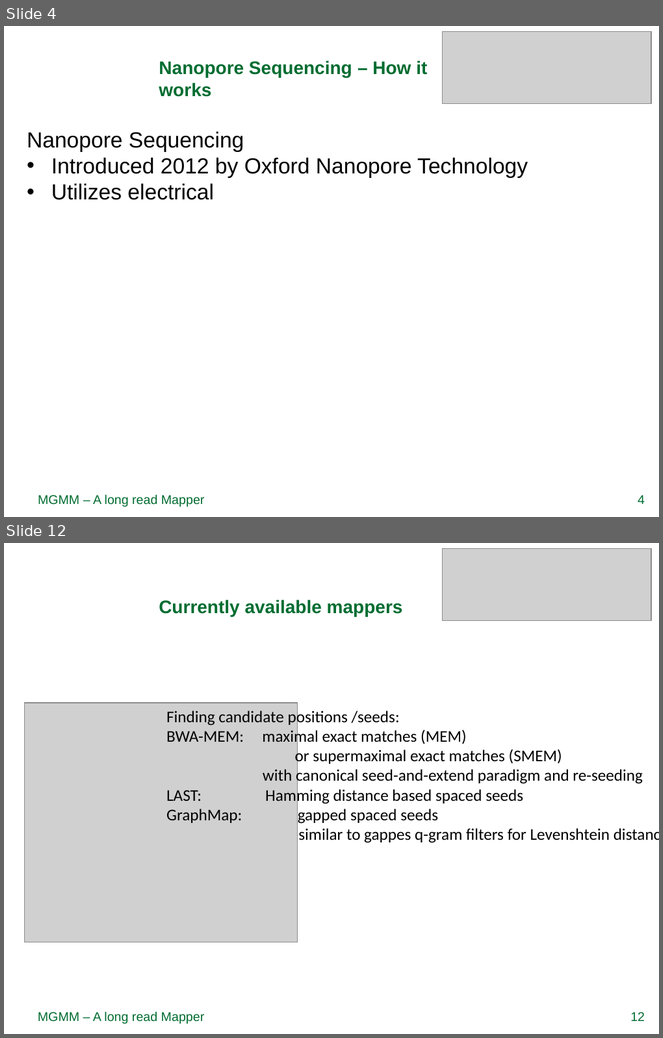
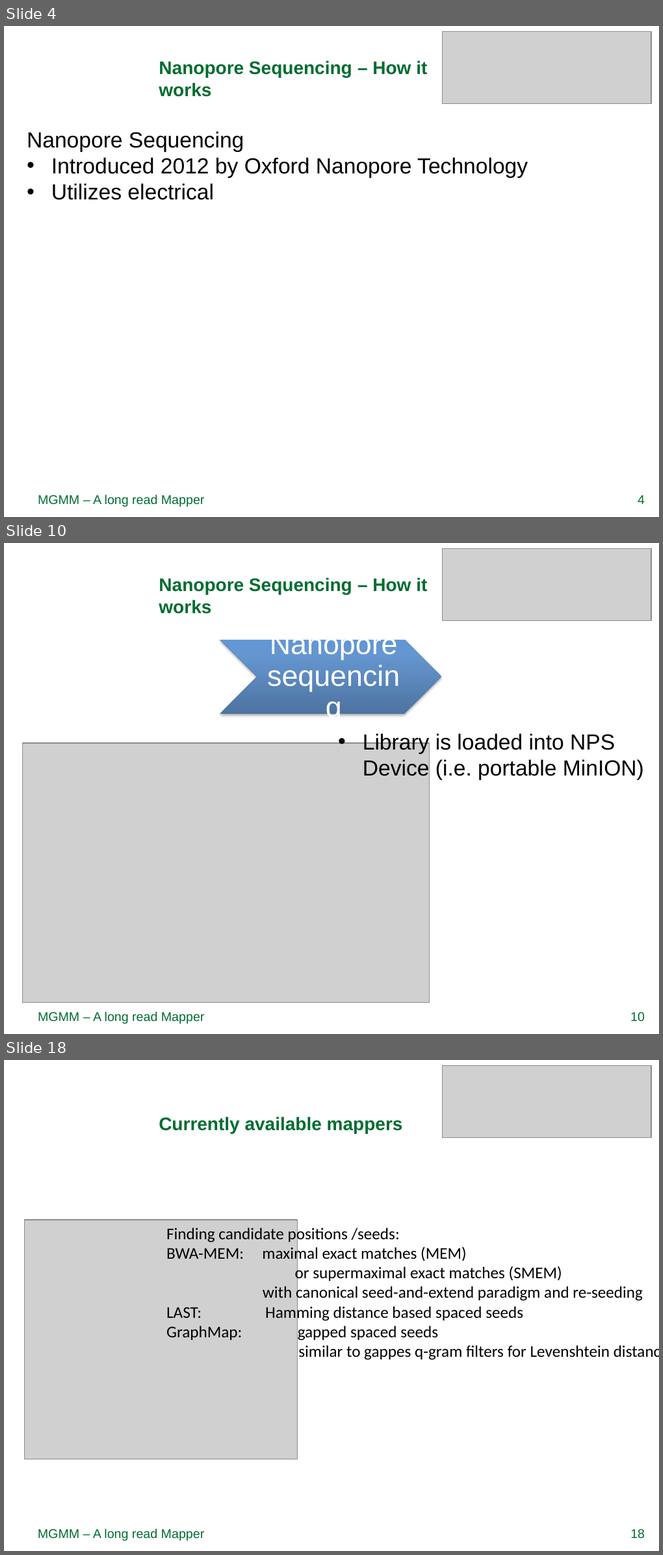
Before and after one commit to rfechtner/minions, a slide deck: Präsentation.pptx. Shown one above the other, each under a label of ours: slides 4 and 12 before the commit, slides 4, 10 and 18 after it; the slides between them are not shown. The pictures are 663x1038 and 663x1555 pixels, drawn with LibreOffice and Linux fonts; fonts in the diff are those of the drawing; grey boxes stand for pictures; background and template pictures are left out. Boxes give left, top, right and bottom in pixels: in the first picture for what was removed or moved away, otherwise in the second. Text is boxed around its words. In the diff, an @@ line names an element or a change of style, - is before the commit and + after.

```diff
--- a/Präsentation.pptx
+++ b/Präsentation.pptx
@@ slide 10 added at (4, 543, 659, 1034), background picture (left out) @@
@@ picture added at (442, 548, 651, 621) @@
@@ title added at (159, 577, 427, 614), 20 pt, text #006C30, bold @@
+Nanopore Sequencing – How it works
@@ group added at (58, 631, 604, 713): 3 texts, 1 chevron @@
+Library preparation
+Nanopore sequencing
+Analysis
@@ text added at (363, 732, 644, 780), 24 pt, text #000000 @@
+• Library is loaded into NPS Device (i.e. portable MinION)
@@ picture added at (22, 743, 429, 1003) @@
@@ text added at (38, 1012, 205, 1024), 14 pt, text #006C30 @@
+MGMM – A long read Mapper
@@ page number added at (631, 1012, 645, 1022), 14 pt, text #006C30 @@
+10
@@ what was slide 12 is now slide 18 @@
@@ page number at (631, 1529, 645, 1539): text changed @@
-12
+18
```
Also in this commit, not shown: 8 slides changed, 6 other slides added, 1 slide removed.
